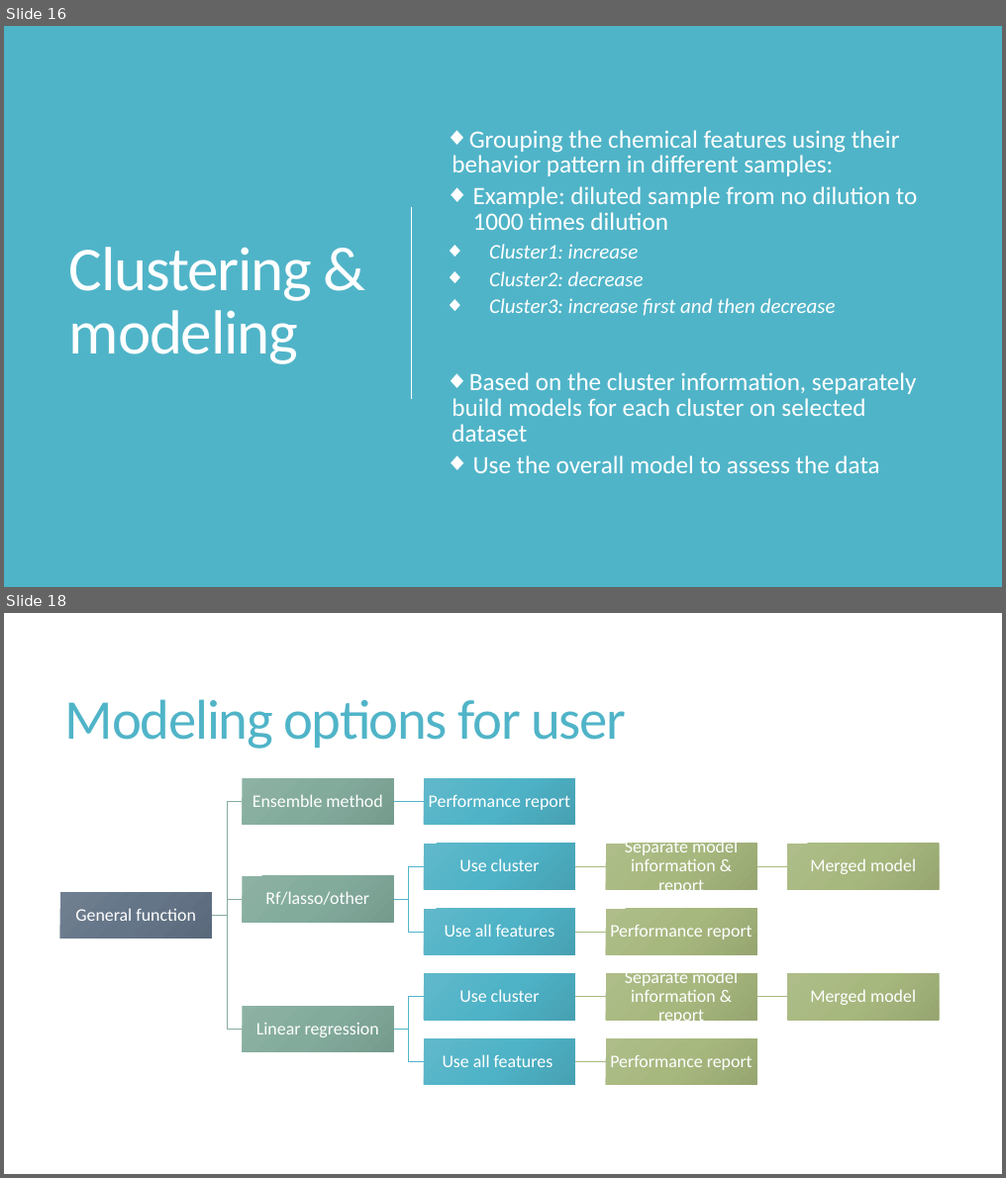
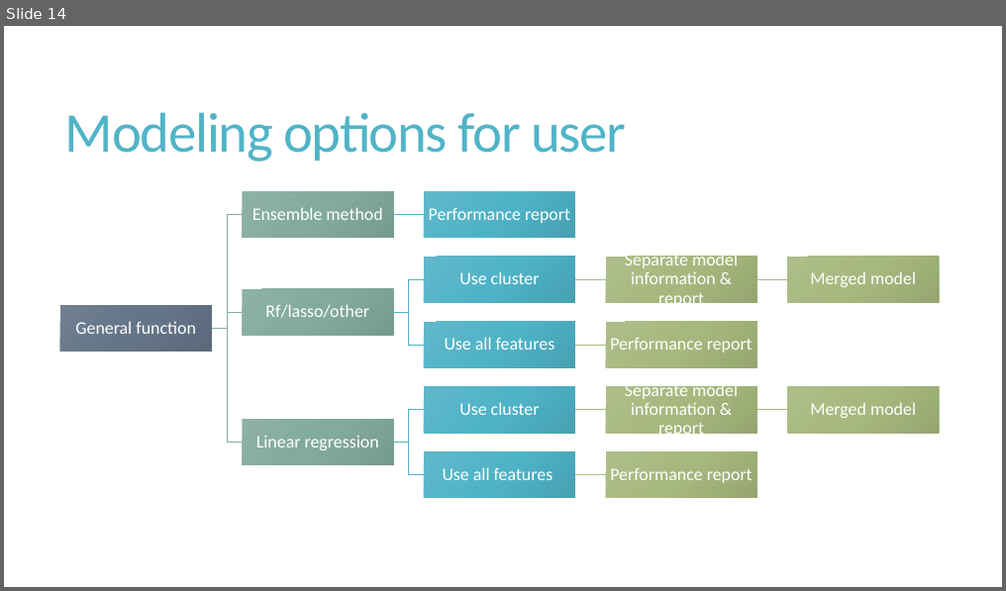
Before and after one commit to XiminHu/mass-suite, a slide deck: doc/20210326 ACS presentation.pptx. Shown one above the other, each under a label of ours: slides 16 and 18 before the commit, slide 14 after it; the slides between them are not shown. The pictures are 1006x1178 and 1006x591 pixels, drawn with LibreOffice and Linux fonts; fonts in the diff are those of the drawing. Boxes give left, top, right and bottom in pixels: in the first picture for what was removed or moved away, otherwise in the second. Text is boxed around its words. In the diff, an @@ line names an element or a change of style, - is before the commit and + after.

Commit message:
slide first draft

```diff
--- a/doc/20210326 ACS presentation.pptx
+++ b/doc/20210326 ACS presentation.pptx
@@ slide 16 removed at box(4, 26, 1002, 587), background #000000 @@
@@ rectangle removed at box(4, 26, 1002, 587) @@
@@ text removed at box(451, 130, 918, 473) @@
-◆ Grouping the chemical features using their behavior pattern in different samples:
-  ◆ Example: diluted sample from no dilution to 1000 times dilution
-    ◆ Cluster1: increase
-    ◆ Cluster2: decrease
-    ◆ Cluster3: increase first and then decrease
-◆ Based on the cluster information, separately build models for each cluster on selected dataset
-  ◆ Use the overall model to assess the data
@@ line removed from (411, 207) to (411, 399) @@
@@ title removed at box(69, 247, 312, 365) @@
-Clustering & modeling
@@ what was slide 18 is now slide 14 @@
```
Also in this commit, not shown: 8 slides changed, 11 slides added, 17 other slides removed, 9 other files.
